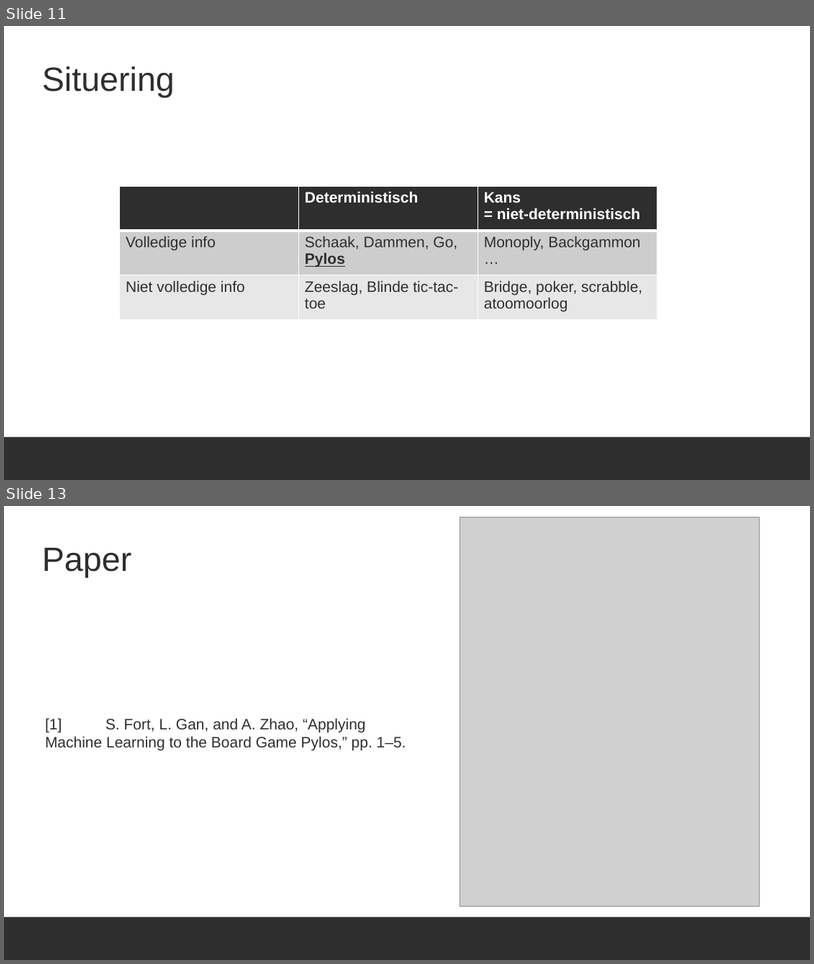
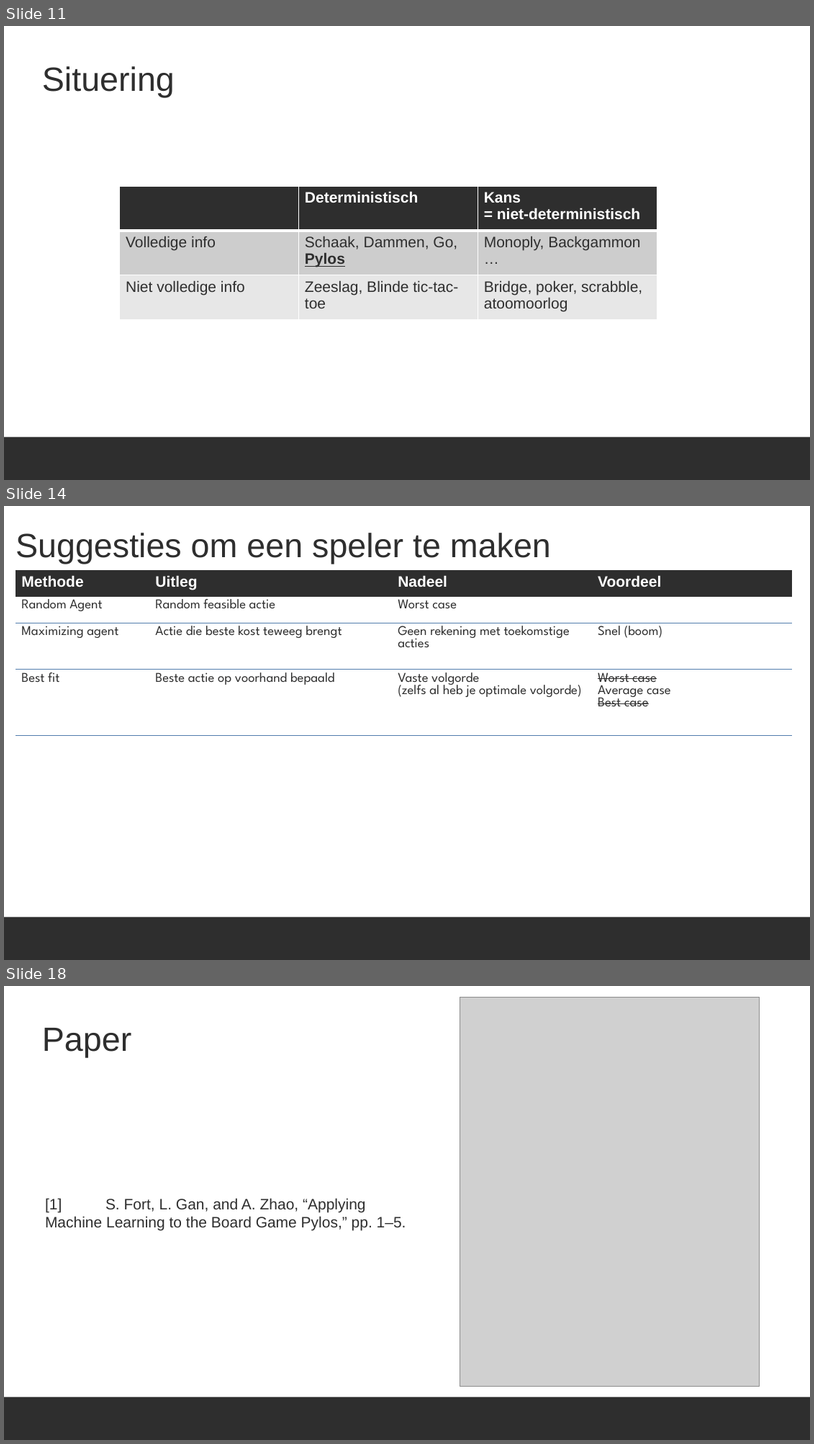
Before and after one commit to ro-per/PylosGamingBot, a slide deck: Presentation.pptx. Shown one above the other, each under a label of ours: slides 11 and 13 before the commit, slides 11, 14 and 18 after it; the slides between them are not shown. The pictures are 814x964 and 814x1444 pixels, drawn with LibreOffice and Linux fonts; fonts in the diff are those of the drawing; grey boxes stand for pictures; background and template pictures are left out. Boxes give left, top, right and bottom in pixels: in the first picture for what was removed or moved away, otherwise in the second. Text is boxed around its words. In the diff, an @@ line names an element or a change of style, - is before the commit and + after.

```diff
--- a/Presentation.pptx
+++ b/Presentation.pptx
@@ slide 14 added at (x1=4, y1=506, x2=810, y2=960), background #FFFFFF; not listed: 1 template element that a slide beside it also shows @@
@@ title added at (x1=16, y1=533, x2=551, y2=564), 40 pt, text #2E2E2E @@
+Suggesties om een speler te maken
@@ table added at (x1=16, y1=570, x2=792, y2=736), 4 rows, 4 columns @@
+Methode | Uitleg | Nadeel | Voordeel
+Random Agent | Random feasible actie | Worst case | 
+Maximizing agent | Actie die beste kost teweeg brengt | Geen rekening met toekomstige acties | Snel (boom)
+Best fit | Beste actie op voorhand bepaald | Vaste volgorde / (zelfs al heb je optimale volgorde) | Worst case / Average case / Best case
@@ what was slide 13 is now slide 18 @@
```
Also in this commit, not shown: 3 slides changed, 4 other slides added.
